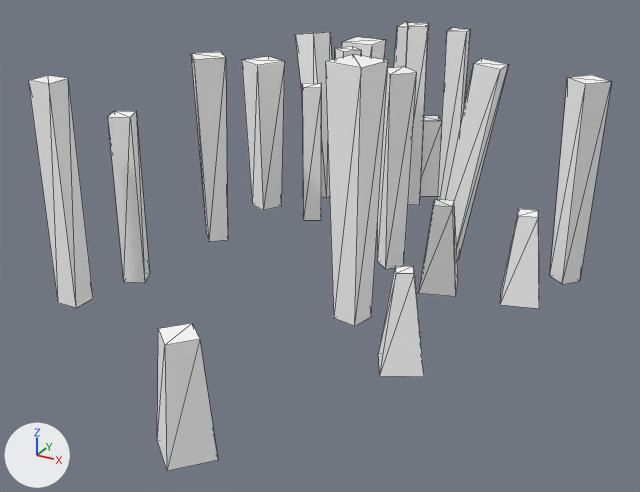
One commit to the glTF model assets/synty/simple_fantasy/models/SF_Env_Swamp_Preset_014.glb: the scene before it, then after it.
One viewpoint serves both versions: a 50 mm lens placed at (0.036, -0.0696, 0.0382), pointed at (-0.0004, -0.0035, 0.0051). The axes (+X, +Y, +Z) are drawn at lower left. The lights are the same throughout. Mesh edges are drawn as thin lines.

The first picture shows 'SF_Env_Swamp_Preset_014'.
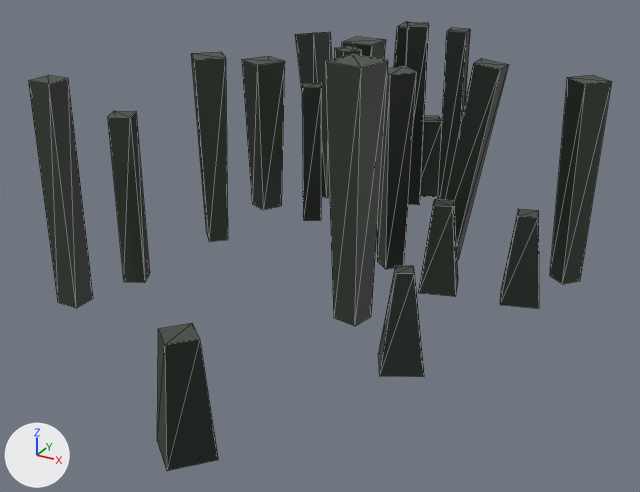
What differs and where, as boxes (x1, y1, x2, y2) in the pictures (640 x 492 px):
'SF_Env_Swamp_Preset_014', surface changed (grey to black): (29, 21, 612, 471) in both

Edits to the bpy script that builds the scene:
```text
Add img_undead_footman_01:
    img_undead_footman_01 = load_image('Undead_Footman_01', '_unpacked/Undead_Footman_01', 512, 512, 'sRGB')
Change mat_lambert1:
    remove mat_lambert1.base_color = (1.0, 1.0, 1.0)  # white #ffffff
    add mat_lambert1.texture = img_undead_footman_01
```
